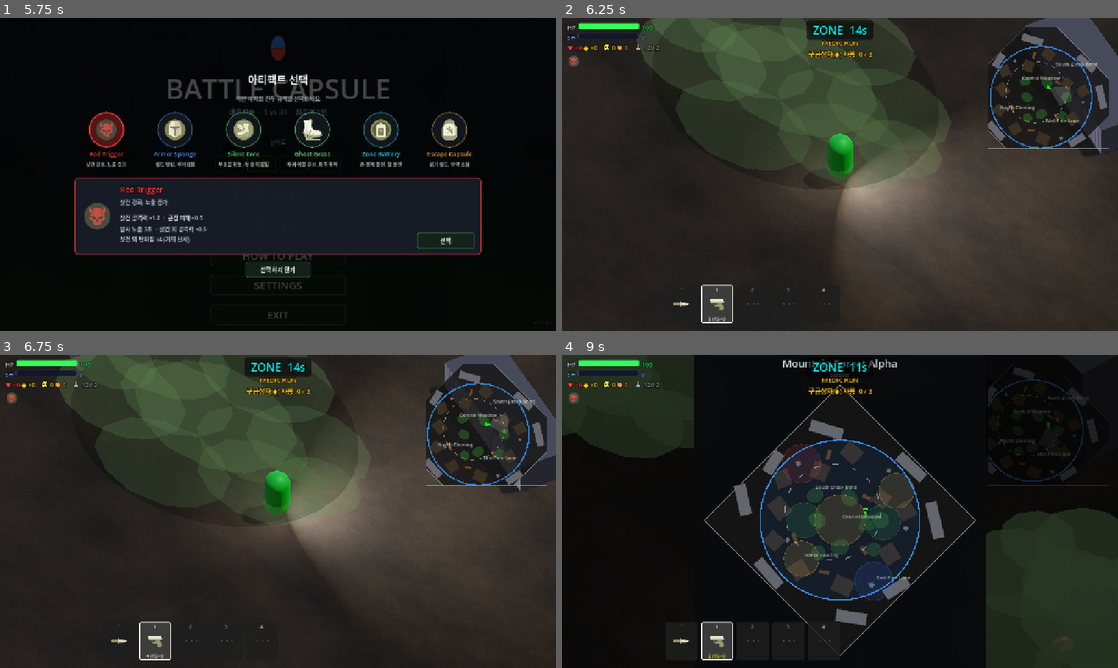
Above: before the commit, frames 1-4 (two rows, left to right).
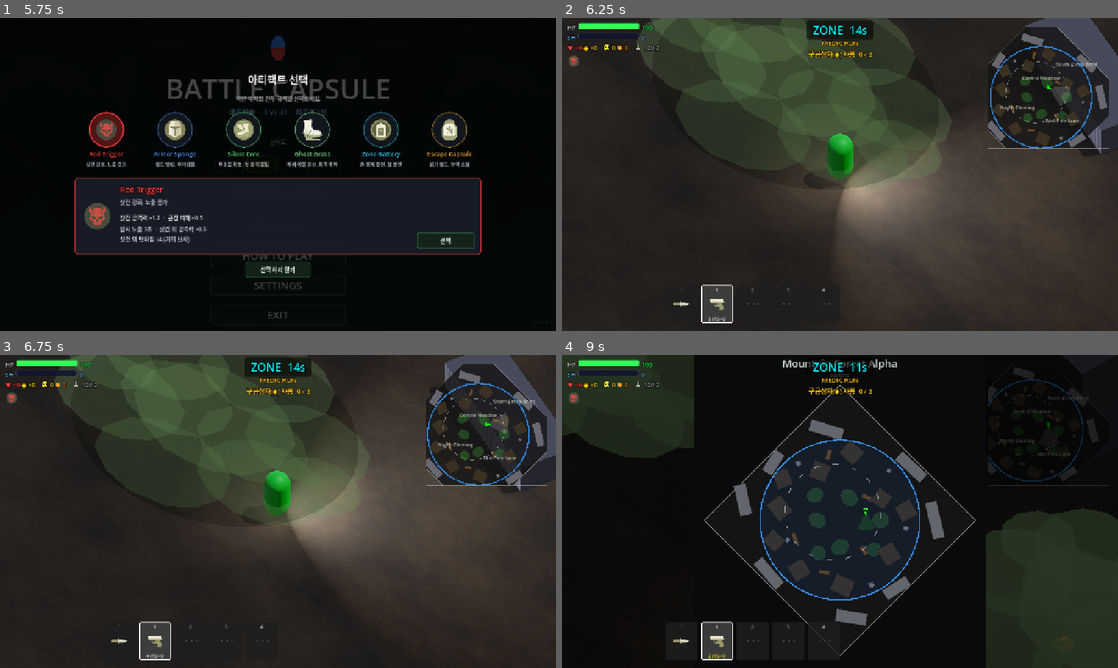
Above: after the commit, the same moments.

Repository: Kyulhee/battle-capsule
Game: Godot game, scene res://src/Main.tscn
Same seed, same stepped clock (60 frames per second), same inputs: the game is played once before the commit and once after it.
Inputs (mouse positions are in pixels of both pictures, inside the frame that each line leads up to):
- Up to frame 1 (5.75 s): click "START MATCH" at 0.5 s; click "START MATCH" at 1.25 s; click "쉬움" at 2 s; click "보통" at 2.75 s; click "어려움" at 3.5 s; click "지옥" at 4.25 s; click "RECORDS" at 5 s
- Up to frame 2 (6.25 s): click "선택" at 5.75 s
- Up to frame 3 (6.75 s): tap Enter at 6.5 s; move the mouse to (400, 495) at 6.52 s; press the mouse at (400, 495) at 6.53 s; hold D (ui_right) from 6.53 s (still down)
- Up to frame 4 (9 s): tap Space at 6.77, 7.52 s; move the mouse to (728, 527) at 7.27 s; release D (ui_right) at 7.28 s; release the mouse at (728, 527) at 7.28 s; hold S (ui_down) 7.28-8.03 s; tap Q (heal) at 7.35 s; move the mouse to (895, 442) at 8.02 s; hold D (ui_right) 8.03-8.78 s; tap F (interact) at 8.1 s; move the mouse to (812, 574) at 8.77 s; hold W (ui_up) from 8.78 s (still down); tap M at 8.85 s; click (812, 574) at 8.92 s

Frame 1 is identical in both runs. In frame 2, 0.1% of the frame differs, in the area x 13-71%, y 0-50%; in frame 3, less than 0.1%; in frame 4, 3.0%, in the area x 39-100%, y 28-79%.

Commit message:
feat: separate POI rules from map identity

Diff:
--- a/data/mapSpec_night_forest_expanded_candidate.json
+++ b/data/mapSpec_night_forest_expanded_candidate.json
@@ -156,6 +156,11 @@
       "role": "loot_hub",
       "item_density": 0.88,
       "rare_bias": 0.24,
+      "identity": {
+        "theme": "forest_settlement",
+        "map_label": "Cabin Row",
+        "map_anchor": [0, 104]
+      },
       "strategic_capacity": 7,
       "strategic_anchors": [
         { "id": "yard_objective", "role": "objective", "pos": [0, 97], "jitter_radius": 1.5 },
--- a/src/core/MapDefinition.gd
+++ b/src/core/MapDefinition.gd
@@ -174,6 +174,13 @@
 		poi["index"] = i
 		poi["pos_2d"] = _vector2_from_array(poi.get("pos", []), Vector2.ZERO)
 		poi["radius"] = maxf(0.0, float(poi.get("radius", 0.0)))
+		if typeof(poi.get("identity", null)) == TYPE_DICTIONARY:
+			var identity := _dictionary(poi["identity"])
+			identity["map_anchor_2d"] = _vector2_from_array(
+				identity.get("map_anchor", []),
+				poi["pos_2d"]
+			)
+			poi["identity"] = identity
 		descriptors.append(poi)
 	return descriptors
 
@@ -392,6 +399,22 @@
 			issues.append("POI %d item_density %.2f exceeds %.2f." % [i, item_density, MAX_ITEM_DENSITY])
 		if rare_bias < 0.0 or rare_bias > 1.0:
 			issues.append("POI %d rare_bias %.2f must be within 0..1." % [i, rare_bias])
+		var identity_value = poi.get("identity", null)
+		if identity_value != null:
+			if typeof(identity_value) != TYPE_DICTIONARY:
+				issues.append("POI %d identity must be a Dictionary." % i)
+			else:
+				var identity: Dictionary = identity_value
+				if String(identity.get("theme", "")).strip_edges().is_empty():
+					issues.append("POI %d identity has empty theme." % i)
+				if identity.has("map_label") and String(identity["map_label"]).strip_edges().is_empty():
+					issues.append("POI %d identity has empty map_label." % i)
+				if identity.has("map_anchor"):
+					var map_anchor := _vector2_from_array(identity["map_anchor"], Vector2.INF)
+					if not map_anchor.is_finite():
+						issues.append("POI %d identity has invalid map_anchor." % i)
+					elif absf(map_anchor.x) > half_size or absf(map_anchor.y) > half_size:
+						issues.append("POI %d identity map_anchor extends outside world bounds." % i)
 		var strategic_anchors = poi.get("strategic_anchors", [])
 		if typeof(strategic_anchors) != TYPE_ARRAY:
 			issues.append("POI %d strategic_anchors must be an Array." % i)
--- a/src/ui/FullMapOverlay.gd
+++ b/src/ui/FullMapOverlay.gd
@@ -226,36 +226,44 @@
 
 func _draw_pois(map_rect: Rect2) -> void:
 	for poi in _poi_source():
-		var poi_pos := _descriptor_pos_2d(poi)
-		var screen_pos := world_to_full_map(poi_pos, map_rect)
-		var radius := world_size_to_full_map(float(poi.get("radius", 8.0)), map_rect)
-		var colors := _poi_colors(String(poi.get("role", "")))
-		draw_circle(screen_pos, radius, colors["fill"])
-		draw_arc(screen_pos, radius, 0.0, TAU, 48, colors["border"], 1.2)
 		var label := _poi_label(poi)
-		if not label.is_empty():
-			var label_width := minf(180.0, map_rect.size.x * 0.34)
-			var label_pos := screen_pos + Vector2(6.0, -4.0)
-			if label_pos.x + label_width > map_rect.position.x + map_rect.size.x - 6.0:
-				label_pos.x = screen_pos.x - label_width - 6.0
-			label_pos.x = clampf(label_pos.x, map_rect.position.x + 6.0, map_rect.position.x + map_rect.size.x - label_width - 6.0)
-			label_pos.y = clampf(label_pos.y, map_rect.position.y + 14.0, map_rect.position.y + map_rect.size.y - 6.0)
-			draw_string(
-				ThemeDB.fallback_font,
-				label_pos,
-				label,
-				HORIZONTAL_ALIGNMENT_LEFT,
-				label_width,
-				11,
-				Color(0.78, 0.82, 0.78, 0.85)
-			)
+		if label.is_empty():
+			continue
+		var screen_pos := world_to_full_map(_poi_label_world_pos(poi), map_rect)
+		var label_width := minf(180.0, map_rect.size.x * 0.34)
+		var label_pos := screen_pos + Vector2(6.0, -4.0)
+		if label_pos.x + label_width > map_rect.position.x + map_rect.size.x - 6.0:
+			label_pos.x = screen_pos.x - label_width - 6.0
+		label_pos.x = clampf(label_pos.x, map_rect.position.x + 6.0, map_rect.position.x + map_rect.size.x - label_width - 6.0)
+		label_pos.y = clampf(label_pos.y, map_rect.position.y + 14.0, map_rect.position.y + map_rect.size.y - 6.0)
+		draw_string(
+			ThemeDB.fallback_font,
+			label_pos,
+			label,
+			HORIZONTAL_ALIGNMENT_LEFT,
+			label_width,
+			11,
+			Color(0.78, 0.82, 0.78, 0.85)
+		)
 
 
 func _poi_label(poi: Dictionary) -> String:
-	var role := String(poi.get("role", ""))
-	if role not in ["loot_hub", "recovery_pocket"]:
+	var identity = poi.get("identity", null)
+	if typeof(identity) != TYPE_DICTIONARY:
 		return ""
-	return String(poi.get("name", ""))
+	return String(identity.get("map_label", "")).strip_edges()
+
+
+func _poi_label_world_pos(poi: Dictionary) -> Vector2:
+	var identity = poi.get("identity", null)
+	if typeof(identity) == TYPE_DICTIONARY:
+		var normalized_anchor = identity.get("map_anchor_2d", null)
+		if typeof(normalized_anchor) == TYPE_VECTOR2:
+			return normalized_anchor
+		var anchor = identity.get("map_anchor", null)
+		if typeof(anchor) == TYPE_ARRAY and anchor.size() >= 2:
+			return Vector2(float(anchor[0]), float(anchor[1]))
+	return _descriptor_pos_2d(poi)
 
 
 func _draw_features(map_rect: Rect2) -> void:
@@ -383,19 +391,6 @@
 		var start := TAU * float(i) / float(segments)
 		var end := TAU * float(i + 0.65) / float(segments)
 		draw_arc(center, radius, start, end, 8, color, width)
-
-
-func _poi_colors(role: String) -> Dictionary:
-	match role:
-		"loot_hub":
-			return {"fill": Color(0.92, 0.70, 0.18, 0.15), "border": Color(0.92, 0.70, 0.18, 0.42)}
-		"transit_choke":
-			return {"fill": Color(0.85, 0.24, 0.22, 0.13), "border": Color(0.85, 0.24, 0.22, 0.38)}
-		"concealment_field":
-			return {"fill": Color(0.22, 0.72, 0.28, 0.14), "border": Color(0.22, 0.72, 0.28, 0.36)}
-		"recovery_pocket":
-			return {"fill": Color(0.25, 0.42, 0.95, 0.13), "border": Color(0.25, 0.42, 0.95, 0.36)}
-	return {"fill": Color(0.7, 0.7, 0.7, 0.10), "border": Color(0.7, 0.7, 0.7, 0.30)}
 
 
 func _feature_colors(obs_type: String) -> Dictionary:
--- a/tools/verify_full_map_overlay.gd
+++ b/tools/verify_full_map_overlay.gd
@@ -99,14 +99,20 @@
 	if not overlay.is_open():
 		_fail("FullMapOverlay did not report open after show_map().")
 		return
-	if String(overlay._poi_label({"name": "Cabin Row", "role": "loot_hub"})) != "Cabin Row":
-		_fail("Full map should label player-facing loot hubs.")
+	var cabin_poi: Dictionary = definition.get_poi_descriptors().filter(
+		func(poi: Dictionary) -> bool: return String(poi.get("name", "")) == "Cabin Row"
+	).front()
+	if String(overlay._poi_label(cabin_poi)) != "Cabin Row":
+		_fail("Full map should label explicitly identified physical landmarks.")
 		return
-	if String(overlay._poi_label({"name": "East Pine Lane", "role": "recovery_pocket"})) != "East Pine Lane":
-		_fail("Full map should label player-facing recovery pockets.")
+	if overlay._poi_label_world_pos(cabin_poi).distance_to(Vector2(0.0, 104.0)) > 0.001:
+		_fail("Cabin Row label must use its physical compound anchor.")
 		return
-	if not String(overlay._poi_label({"name": "East Pine Gate", "role": "transit_choke"})).is_empty():
-		_fail("Full map should not expose telemetry-only transit labels.")
+	if not String(overlay._poi_label({"name": "Central Meadow", "role": "loot_hub"})).is_empty():
+		_fail("Full map should not infer labels from internal POI roles.")
+		return
+	if not String(overlay._poi_label({"name": "East Pine Lane", "role": "recovery_pocket"})).is_empty():
+		_fail("Full map should not expose unlabeled analysis POIs.")
 		return
 
 	var projected_north: Vector2 = overlay.world_direction_to_full_map(Vector2(0.0, -1.0))
--- a/tools/verify_map_definition.gd
+++ b/tools/verify_map_definition.gd
@@ -235,6 +235,11 @@
 		var invalid_poi: Dictionary = invalid_spec["pois"][0].duplicate(true)
 		invalid_poi["item_density"] = -0.25
 		invalid_poi["rare_bias"] = 1.25
+		invalid_poi["identity"] = {
+			"theme": "",
+			"map_label": "",
+			"map_anchor": [99.0, 0.0],
+		}
 		invalid_poi["strategic_anchors"] = [
 			{"id": "", "role": "ambush", "pos": [99.0, 0.0]},
 		]
@@ -278,6 +283,9 @@
 	for expected in [
 		"POI 0 has negative item_density.",
 		"POI 0 rare_bias 1.25 must be within 0..1.",
+		"POI 0 identity has empty theme.",
+		"POI 0 identity has empty map_label.",
+		"POI 0 identity map_anchor extends outside world bounds.",
 		"POI 0 strategic anchor 0 has empty id.",
 		"POI 0 strategic anchor 0 role 'ambush' is unknown.",
 		"POI 0 strategic anchor 0 extends outside world bounds.",
Not shown, changed: docs/CURRENT.md
Not shown, changed: docs/DEVLOG.md
Not shown, changed: docs/MASTERPLAN.md
